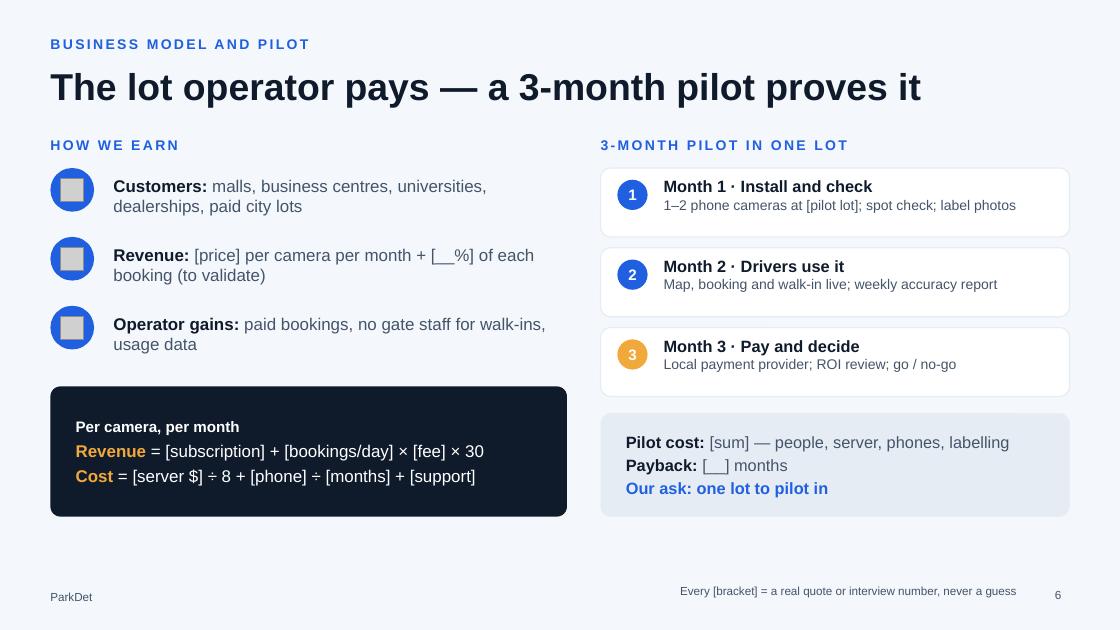
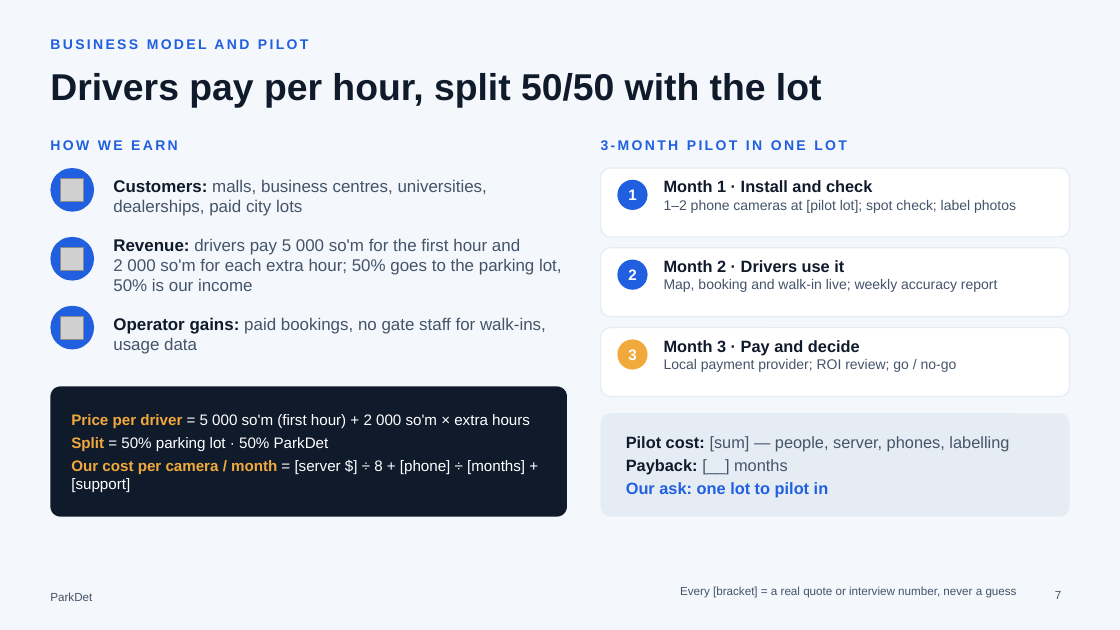
Before and after one commit to trallexxs/parkspot, a slide deck: slide 7 of docs/ParkDet-defence.pptx (slide 6 before the commit). Drawn at 1120x630 pixels with LibreOffice and Linux fonts; fonts in the diff are those of the drawing; grey boxes stand for pictures. Boxes give left, top, right and bottom in pixels: in the first picture for what was removed or moved away, otherwise in the second. Text is boxed around its words. In the diff, an @@ line names an element or a change of style, - is before the commit and + after.

```diff
--- a/docs/ParkDet-defence.pptx
+++ b/docs/ParkDet-defence.pptx
@@ title at box(50, 73, 822, 108): text changed @@
-The lot operator pays — a 3-month pilot proves it
+Drivers pay per hour, split 50/50 with the lot
@@ text at box(113, 238, 562, 291): text changed @@
-Revenue: [price] per camera per month + [__%] of each booking (to validate)
+Revenue: drivers pay 5 000 so'm for the first hour and 2 000 so'm for each extra hour; 50% goes to the parking lot, 50% is our income
@@ text at box(71, 414, 530, 492): text changed; size 14.5 to 13 pt @@
-Per camera, per month
-Revenue = [subscription] + [bookings/day] × [fee] × 30
-Cost = [server $] ÷ 8 + [phone] ÷ [months] + [support]
+Price per driver = 5 000 so'm (first hour) + 2 000 so'm × extra hours
+Split = 50% parking lot · 50% ParkDet
+Our cost per camera / month = [server $] ÷ 8 + [phone] ÷ [months] + [support]
@@ page number at box(1055, 591, 1061, 599): text changed @@
-6
+7
```
Also in this commit, not shown: 1 other slide changed, 2 slides added, 9 other files.
